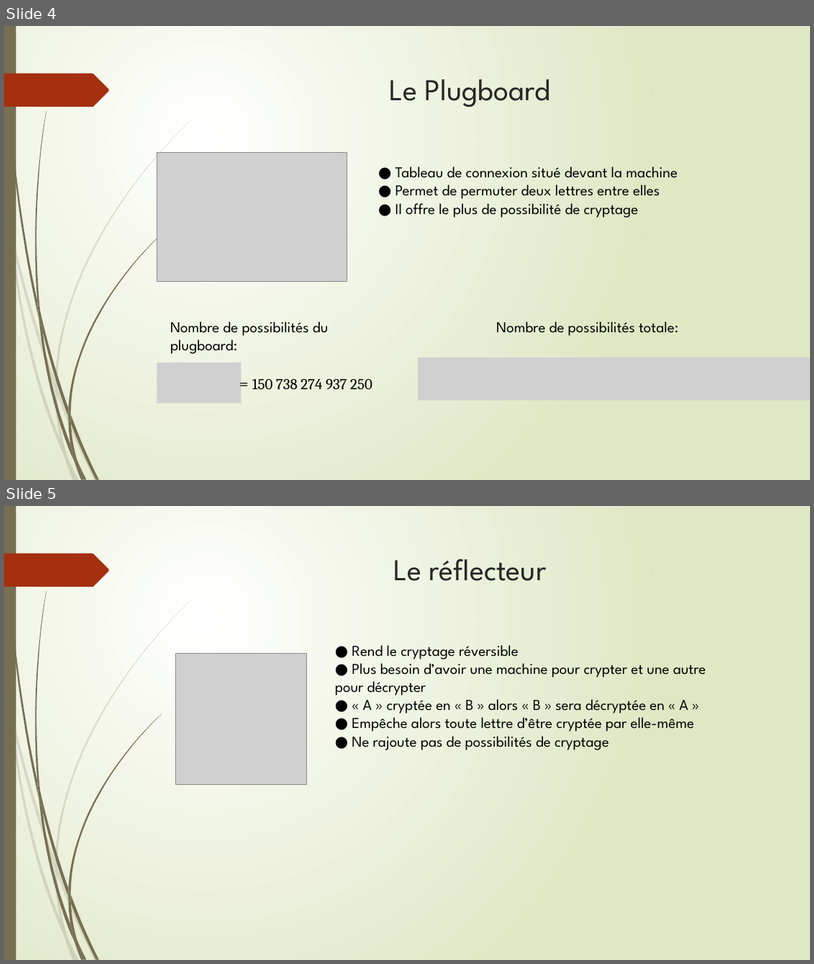
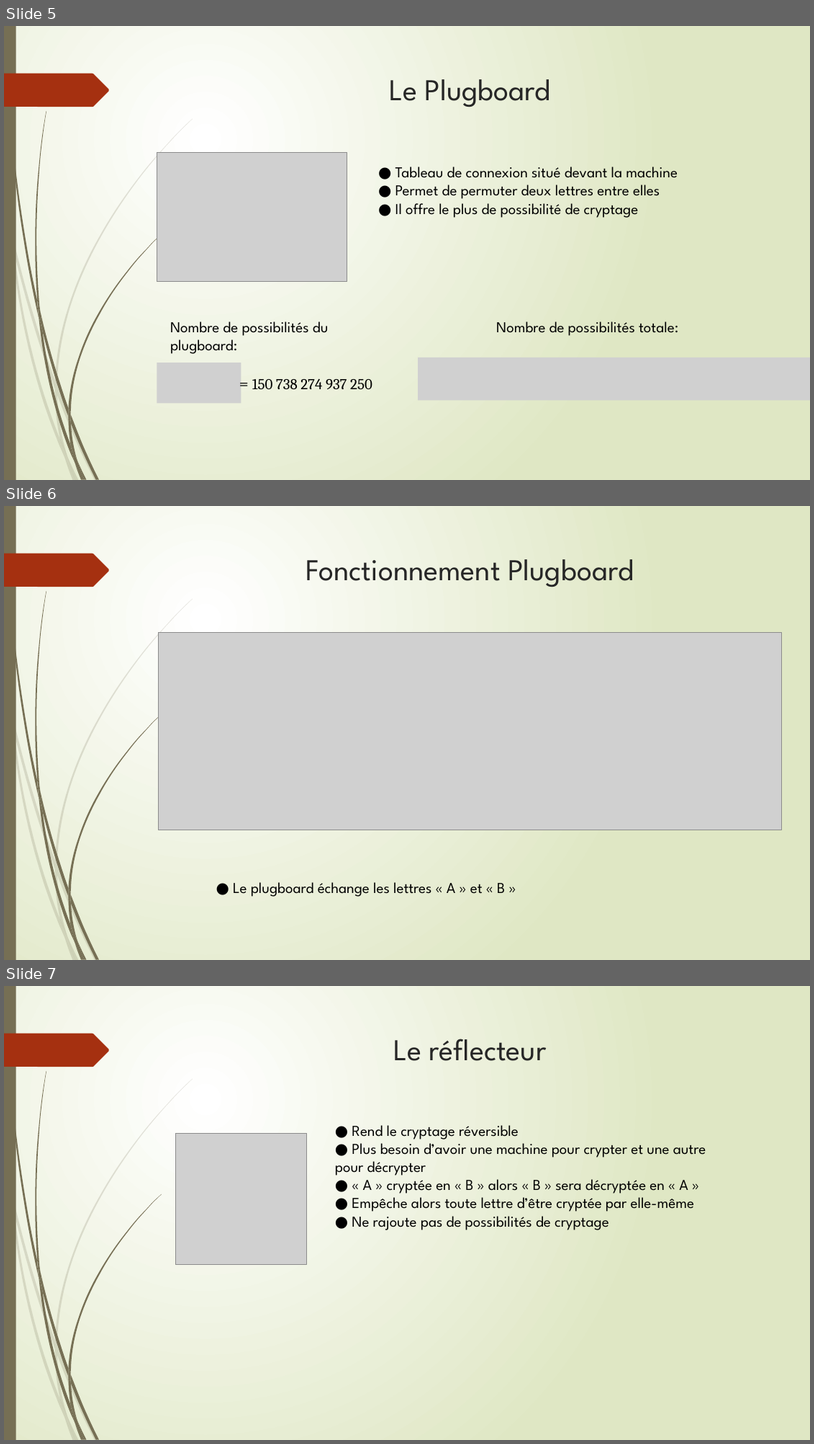
Before and after one commit to Marianna-dl/EnigmaProject, a slide deck: Rapport/Projet Enigma.pptx. Shown one above the other, each under a label of ours: slides 4 and 5 before the commit, slides 5, 6 and 7 after it. The pictures are 814x964 and 814x1444 pixels, drawn with LibreOffice and Linux fonts; fonts in the diff are those of the drawing; grey boxes stand for pictures. Boxes give left, top, right and bottom in pixels: in the first picture for what was removed or moved away, otherwise in the second. Text is boxed around its words. In the diff, an @@ line names an element or a change of style, - is before the commit and + after.

```diff
--- a/Rapport/Projet Enigma.pptx
+++ b/Rapport/Projet Enigma.pptx
@@ slide 6 added at (4,506,810,960), background gradient #FFFFFF to #DFE8C4; not listed: 24 template elements that a slide beside it also shows @@
@@ title added at (306,559,634,587), 36 pt, text #262626 @@
+Fonctionnement Plugboard
@@ picture added at (158,632,782,830) @@
@@ text added at (233,882,505,896), 18 pt, text #000000 @@
+● Le plugboard échange les lettres « A » et « B »
@@ what was slide 4 is now slide 5 @@
@@ what was slide 5 is now slide 7 @@
```
Also in this commit, not shown: 1 slide changed, 4 other slides added, 2 other files.
